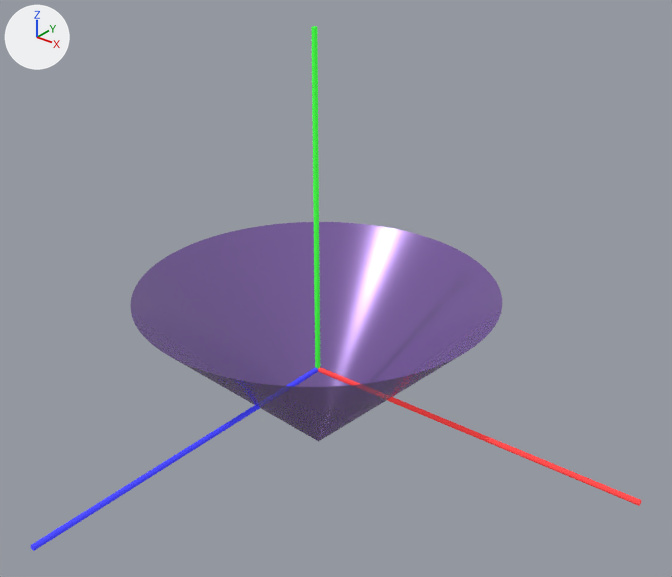
One commit to the glTF model public/models/solid-of-revolution-cone.glb: the scene before it, then after it.
Both versions are drawn from a 50 mm lens placed at (3.09, -3.69, 2.86), pointed at (0.47, -0.42, 0.83). Arrows for +X, +Y and +Z are at upper left; the lights stay in place. The picture after the commit comes second. Where no turn or scale is listed for an object, it has been applied to the vertices. Vertices at exactly the same position are counted once.

The scene before the commit, as lines of its bpy script (objects in view):
```python
mat_material_0 = principled_material('Material_0')
mat_material_0.base_color = (0.181, 0.0704, 0.361)  # purple #764ba2
mat_material_0.metallic = 0.2
mat_material_0.roughness = 0.25
mat_material_0.alpha = 0.85
me_mesh_0 = bpy.data.meshes.new('Mesh_0')
me_mesh_0.from_pydata(...)  # 6561 vertices, 12800 faces; spans x -1.05..1.05, y -1.05..1.05, z -0.52..0.52
me_mesh_0.materials.append(mat_material_0)  # purple #764ba2
me_mesh_2 = bpy.data.meshes.new('Mesh_2')
me_mesh_2.from_pydata(...)  # 20 vertices, 32 faces; spans x -1.0..1.0, y -0.01..0.01, z -0.02..0.02
me_mesh_2.materials.append(mat_material_2)  # red #ff4444, glowing red #ff4444
me_mesh_3 = bpy.data.meshes.new('Mesh_3')
me_mesh_3.from_pydata(...)  # 20 vertices, 32 faces; spans x -0.01..0.01, y -0.01..0.01, z -1.0..1.0
me_mesh_3.materials.append(mat_material_3)  # green #44ff44, glowing green #44ff44
me_mesh_4 = bpy.data.meshes.new('Mesh_4')
me_mesh_4.from_pydata(...)  # 20 vertices, 32 faces; spans x -0.01..0.01, y -1.0..1.0, z -0.02..0.02
me_mesh_4.materials.append(mat_material_4)  # blue #4444ff, glowing blue #4444ff
ob_mesh_0 = bpy.data.objects.new('Mesh_0', me_mesh_0)
ob_mesh_0.location = (0.0, 0.0, 0.0)
ob_mesh_2 = bpy.data.objects.new('Mesh_2', me_mesh_2)
ob_mesh_2.location = (1.0, 0.0, 0.0)
ob_mesh_3 = bpy.data.objects.new('Mesh_3', me_mesh_3)
ob_mesh_3.location = (0.0, 0.0, 1.0)
ob_mesh_4 = bpy.data.objects.new('Mesh_4', me_mesh_4)
ob_mesh_4.location = (0.0, -1.0, 0.0)
```
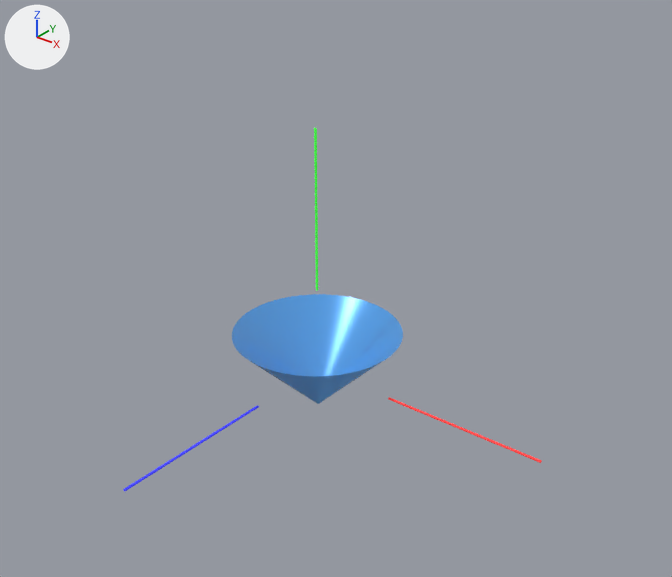
What changed in the scene script:
```text
Change mat_material_0:
    mat_material_0.base_color: (0.181, 0.0704, 0.361) -> (0.0545, 0.376, 0.913)  # purple #764ba2 -> blue #42a5f5
Change me_mesh_0:
    used by ob_mesh_0; location = (0.0, 0.0, 0.0)
    remove me_mesh_0.from_pydata(...)  # 6561 vertices, 12800 faces; spans x -1.05..1.05, y -1.05..1.05, z -0.52..0.52
    add me_mesh_0.from_pydata(...)  # 6561 vertices, 12800 faces; spans x -0.5..0.5, y -0.5..0.5, z -0.25..0.25
    me_mesh_0 part 1: the whole mesh is scaled about its middle by 0.476
Change me_mesh_2:
    used by ob_mesh_2; location = (1.0, 0.0, 0.0)
    remove me_mesh_2.from_pydata(...)  # 20 vertices, 32 faces; spans x -1.0..1.0, y -0.01..0.01, z -0.02..0.02
    add me_mesh_2.from_pydata(...)  # 20 vertices, 32 faces; spans x -0.48..0.48, y -0.01..0.01, z -0.01..0.01
    me_mesh_2 part 2: the whole mesh is scaled about its middle by 0.476
Change me_mesh_3:
    used by ob_mesh_3; location = (0.0, 0.0, 1.0)
    remove me_mesh_3.from_pydata(...)  # 20 vertices, 32 faces; spans x -0.01..0.01, y -0.01..0.01, z -1.0..1.0
    add me_mesh_3.from_pydata(...)  # 20 vertices, 32 faces; spans x -0.01..0.01, y -0.01..0.01, z -0.48..0.48
    me_mesh_3 part 3: the whole mesh is scaled about its middle by 0.476
Change me_mesh_4:
    used by ob_mesh_4; location = (0.0, -1.0, 0.0)
    remove me_mesh_4.from_pydata(...)  # 20 vertices, 32 faces; spans x -0.01..0.01, y -1.0..1.0, z -0.02..0.02
    add me_mesh_4.from_pydata(...)  # 20 vertices, 32 faces; spans x -0.01..0.01, y -0.48..0.48, z -0.01..0.01
    me_mesh_4 part 4: the whole mesh is scaled about its middle by 0.476
```

Boxes [x1, y1, x2, y2] around the edits, measured in the pictures (672 x 577 px):
'Mesh_0', recoloured, rescaled (54% narrower, 50% shorter)
    before: [130, 222, 502, 442]
    after: [232, 294, 403, 404]
'Mesh_3', rescaled (50% narrower, 52% shorter)
    before: [311, 26, 320, 368]
    after: [314, 128, 318, 290]
'Mesh_4', rescaled (53% narrower, 53% shorter)
    before: [30, 367, 318, 551]
    after: [123, 405, 259, 491]
'Mesh_2', rescaled (52% narrower, 52% shorter)
    before: [318, 367, 641, 506]
    after: [388, 397, 542, 463]
